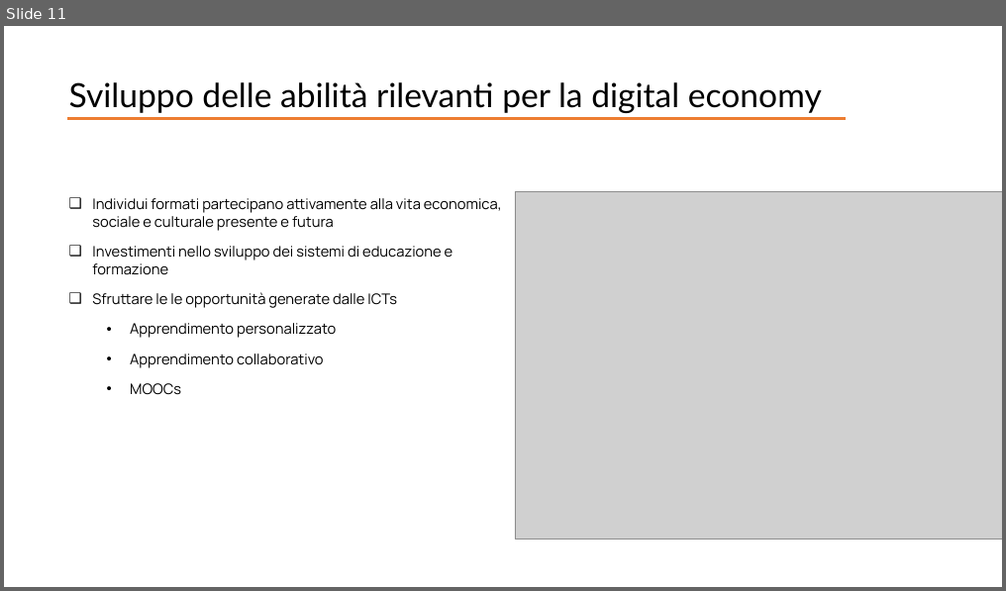
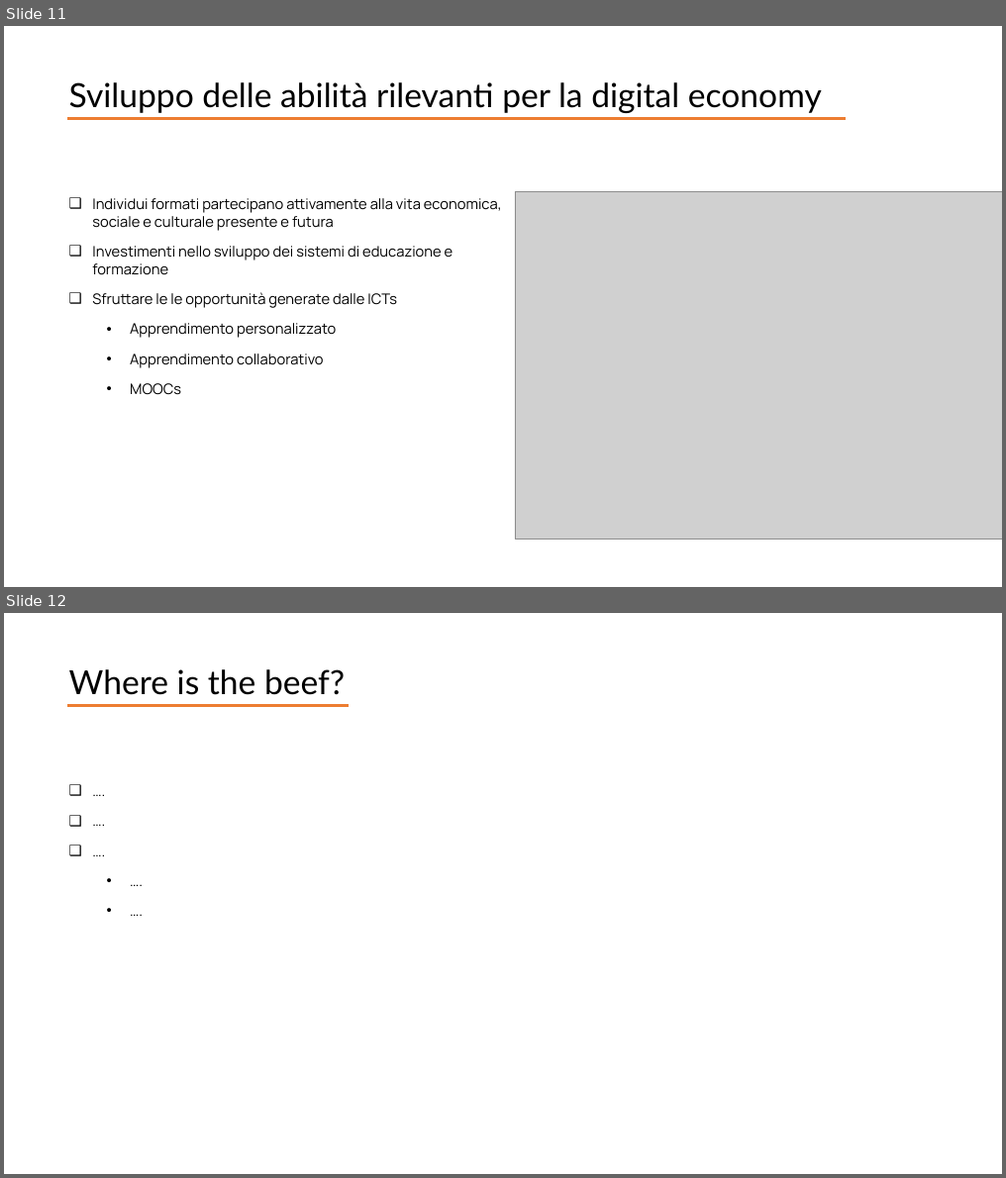
Before and after one commit to giocoal/social-issues-in-information-society-project, a slide deck: Presentazione/Presentazione_completa - Copy.pptx. Shown one above the other, each under a label of ours: slide 11 before the commit, slides 11 and 12 after it. The pictures are 1006x591 and 1006x1178 pixels, drawn with LibreOffice and Linux fonts; fonts in the diff are those of the drawing; grey boxes stand for pictures. Boxes give left, top, right and bottom in pixels: in the first picture for what was removed or moved away, otherwise in the second. Text is boxed around its words. In the diff, an @@ line names an element or a change of style, - is before the commit and + after.

```diff
--- a/Presentazione/Presentazione_completa - Copy.pptx
+++ b/Presentazione/Presentazione_completa - Copy.pptx
@@ slide 12 added at <box>4,613,1002,1174</box>, background #FFFFFF @@
@@ text added at <box>69,669,345,695</box>, 32 pt, text #000000 @@
+Where is the beef?
@@ line added from (67, 706) to (349, 706), #ED7D31 3 pt @@
@@ text added at <box>61,778,515,956</box>, 14 pt, text #000000 @@
+❑ ….
+❑ ….
+❑ ….
+  • ….
+  • ….
```
Also in this commit, not shown: 1 slide changed.
